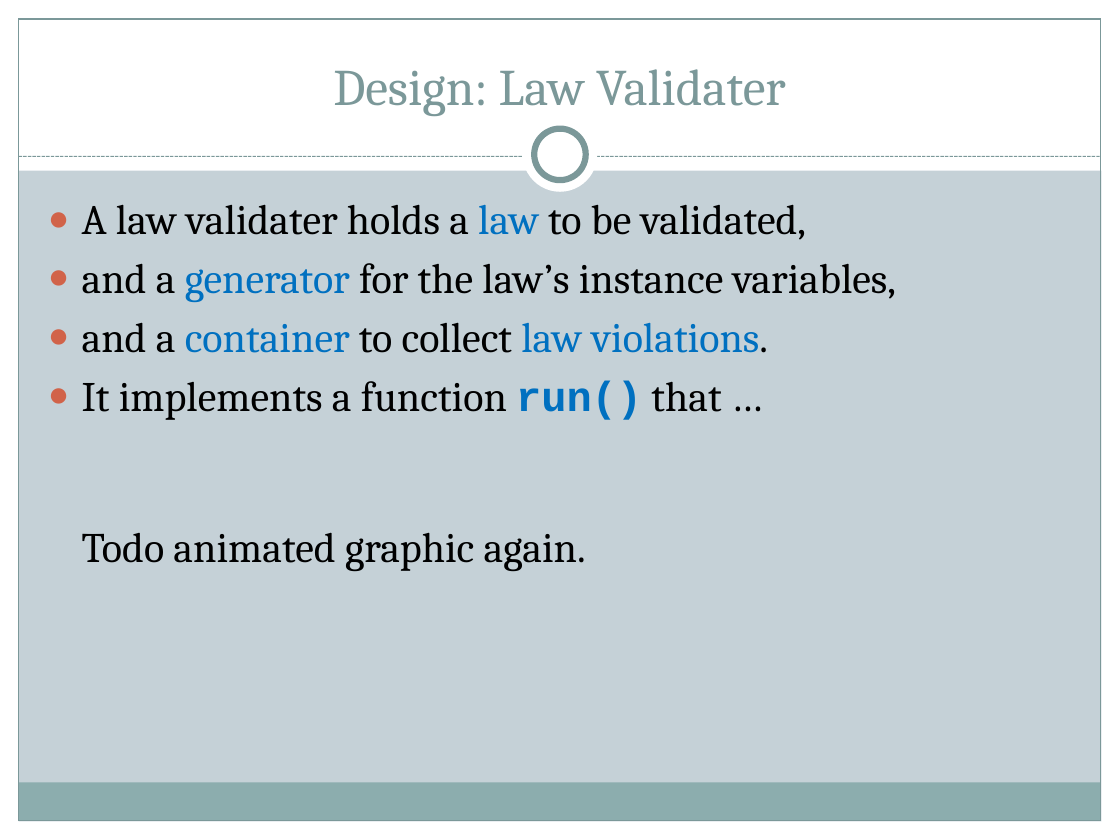
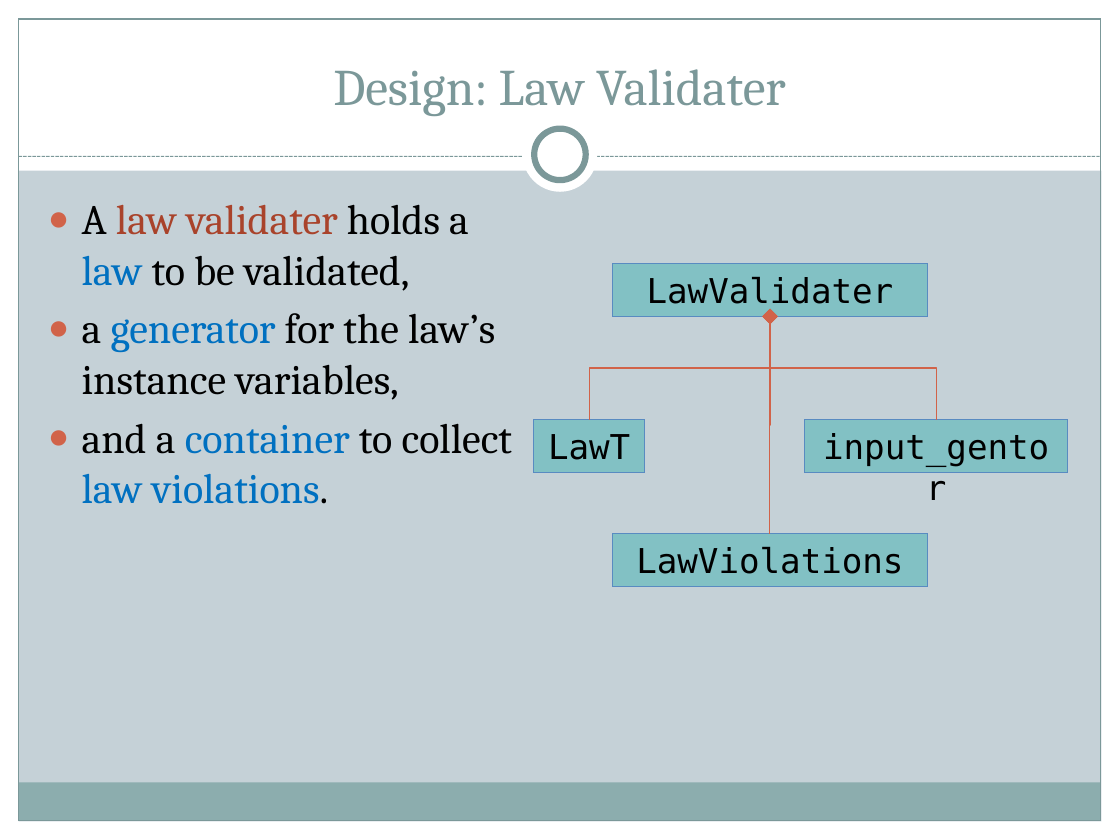
Before and after one commit to ryppl/boost-history, a slide deck: slide 19 of itl/libs/validate/doc/boostcon2010/BoostAlabaster.pptx (slide 18 before the commit). Drawn at 1120x840 pixels with LibreOffice and Linux fonts; fonts in the diff are those of the drawing. Boxes give left, top, right and bottom in pixels: in the first picture for what was removed or moved away, otherwise in the second. Text is boxed around its words. In the diff, an @@ line names an element or a change of style, - is before the commit and + after.

Commit message:
A few modifications in Validate for BoostCon. Added slides and pictures to the presentation.
SVN-Revision: 61673

```diff
--- a/itl/libs/validate/doc/boostcon2010/BoostAlabaster.pptx
+++ b/itl/libs/validate/doc/boostcon2010/BoostAlabaster.pptx
@@ text at bbox=[82, 204, 469, 291]: text colour #000000 to #A9432B in "law validater" @@
@@ rectangle added at bbox=[613, 263, 927, 316], fill #82C1C4, outline #598BC1 0.75 pt, 22 pt, text #000000 @@
+LawValidater
@@ text at bbox=[82, 313, 495, 400]: text changed @@
-● and a generator for the law’s instance variables,
+● a generator for the law’s instance variables,
@@ elbow arrow added from (589, 420) to (771, 317), #D16349 0.75 pt @@
@@ elbow arrow added from (769, 533) to (771, 317), #D16349 0.75 pt @@
@@ elbow arrow added from (936, 420) to (771, 317), #D16349 0.75 pt @@
@@ text at bbox=[82, 380, 721, 572]: paragraph removed @@
-● It implements a function run() that …
-  Todo animated graphic again.
@@ rectangle added at bbox=[534, 420, 645, 473], fill #82C1C4, outline #598BC1 0.75 pt, 22 pt, text #000000 @@
+LawT
@@ rectangle added at bbox=[805, 420, 1067, 473], fill #82C1C4, outline #598BC1 0.75 pt, 22 pt, text #000000 @@
+input_gentor
@@ rectangle added at bbox=[613, 533, 927, 586], fill #82C1C4, outline #598BC1 0.75 pt, 22 pt, text #000000 @@
+LawViolations
```
Also in this commit, not shown: 20 other slides changed, 17 slides added, 39 other files.
